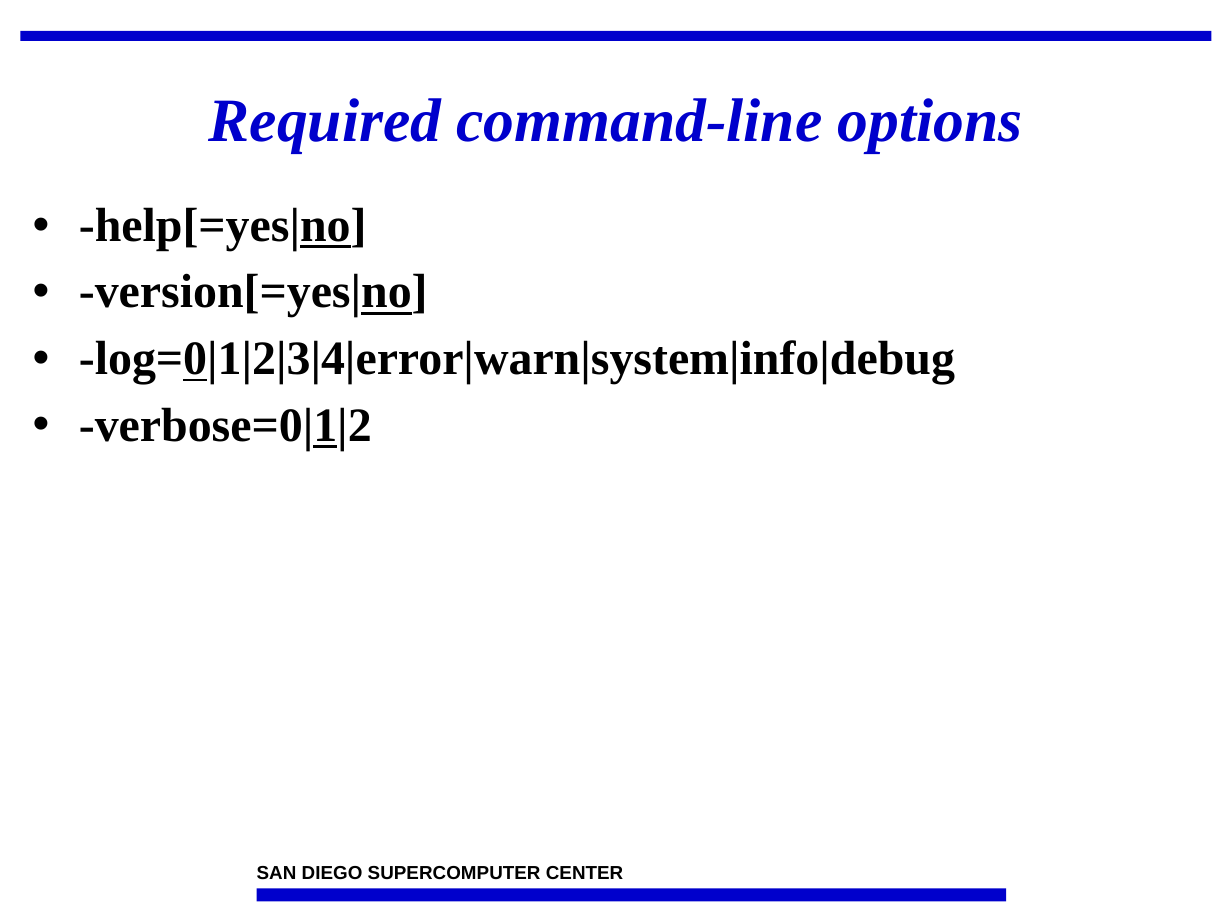
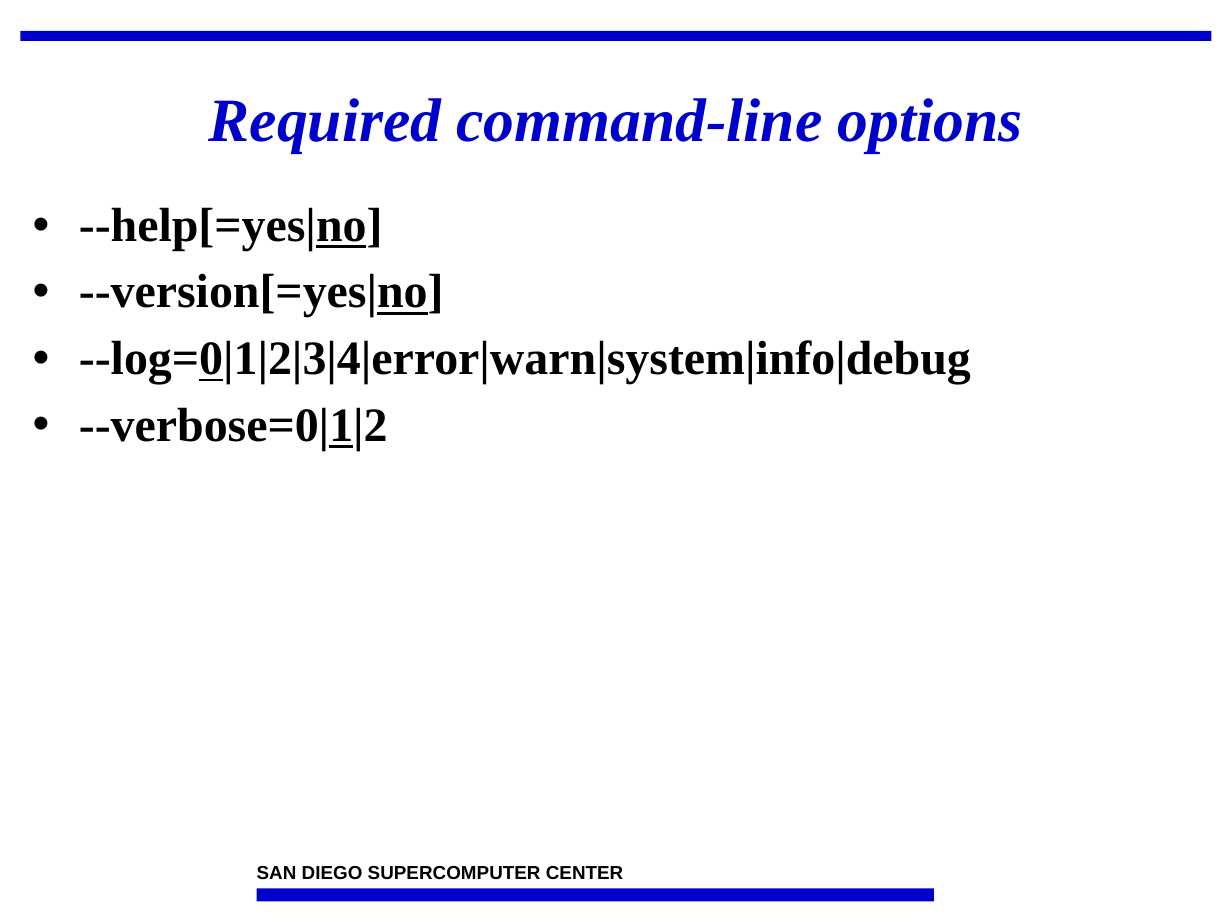
Before and after one commit to IncaProject/inca-xsede, a slide deck: slide 4 of talks/2008workshop/incaReporters.ppt. Drawn at 1232x924 pixels with LibreOffice and Linux fonts; fonts in the diff are those of the drawing; background and template pictures are left out. Boxes give left, top, right and bottom in pixels: in the first picture for what was removed or moved away, otherwise in the second. Text is boxed around its words. In the diff, an @@ line names an element or a change of style, - is before the commit and + after.

```diff
--- a/talks/2008workshop/incaReporters.ppt
+++ b/talks/2008workshop/incaReporters.ppt
@@ text at <box>79,207,971,451</box>: text changed @@
-• -help[=yes|no]
-• -version[=yes|no]
-• -log=0|1|2|3|4|error|warn|system|info|debug
-• -verbose=0|1|2
+• --help[=yes|no]
+• --version[=yes|no]
+• --log=0|1|2|3|4|error|warn|system|info|debug
+• --verbose=0|1|2
@@ rectangle: place and size @@
-rectangle at <box>256,888,1005,902</box>
+rectangle at <box>256,888,934,902</box>
```
Also in this commit, not shown: 28 other slides changed.
